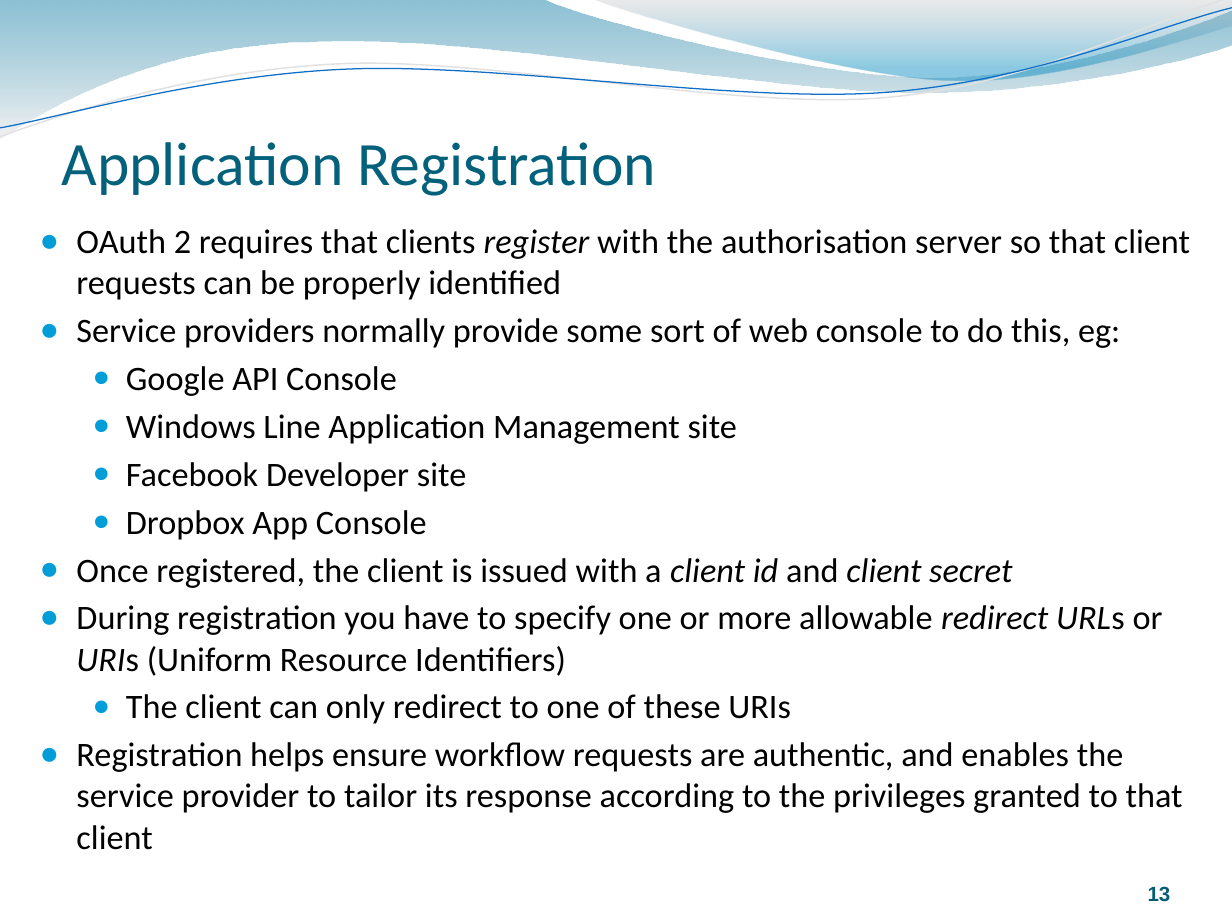
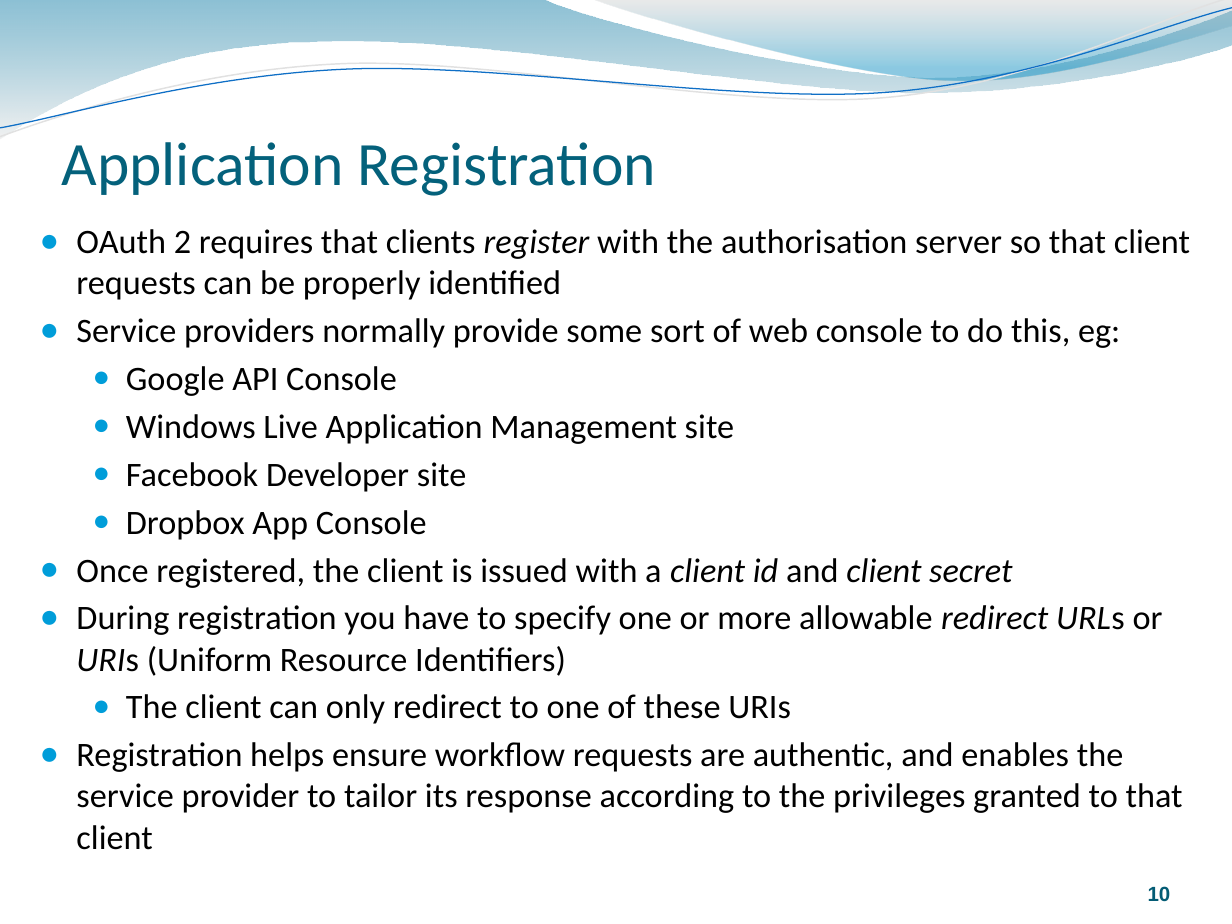
Before and after one commit to rozanski/bcs_spa14, a slide deck: slide 10 of session-materials/Oauth-Session.pptx (slide 13 before the commit). Drawn at 1232x924 pixels with LibreOffice and Linux fonts; fonts in the diff are those of the drawing. Boxes give left, top, right and bottom in pixels: in the first picture for what was removed or moved away, otherwise in the second. Text is boxed around its words. In the diff, an @@ line names an element or a change of style, - is before the commit and + after.

```diff
--- a/session-materials/Oauth-Session.pptx
+++ b/session-materials/Oauth-Session.pptx
@@ text at (x1=126, y1=414, x2=734, y2=444): text changed @@
-  ● Windows Line Application Management site
+  ● Windows Live Application Management site
@@ page number at (x1=1148, y1=886, x2=1171, y2=902): text changed @@
-13
+10
```
Also in this commit, not shown: 5 other slides changed, 1 slide added.
